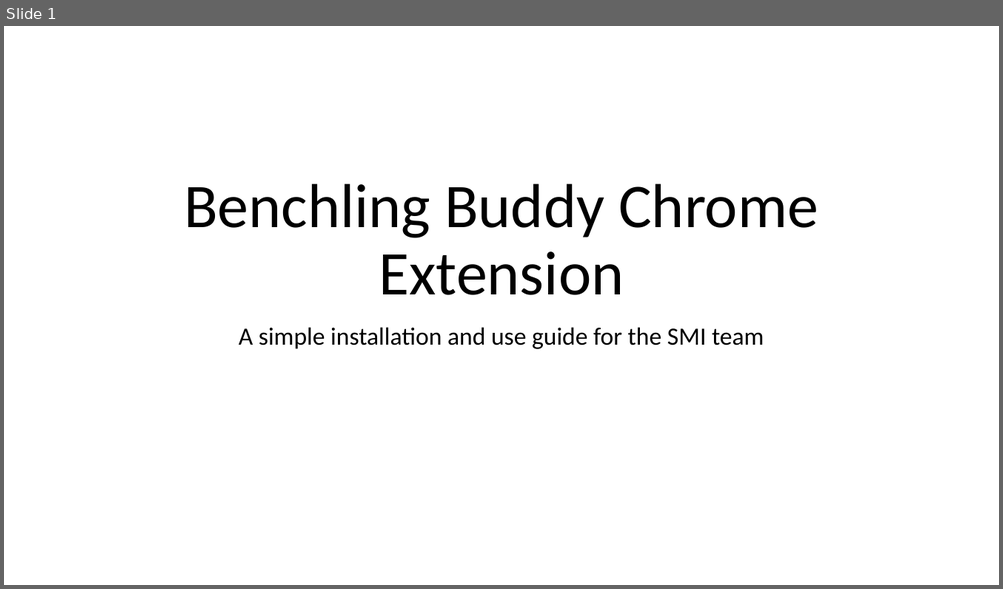
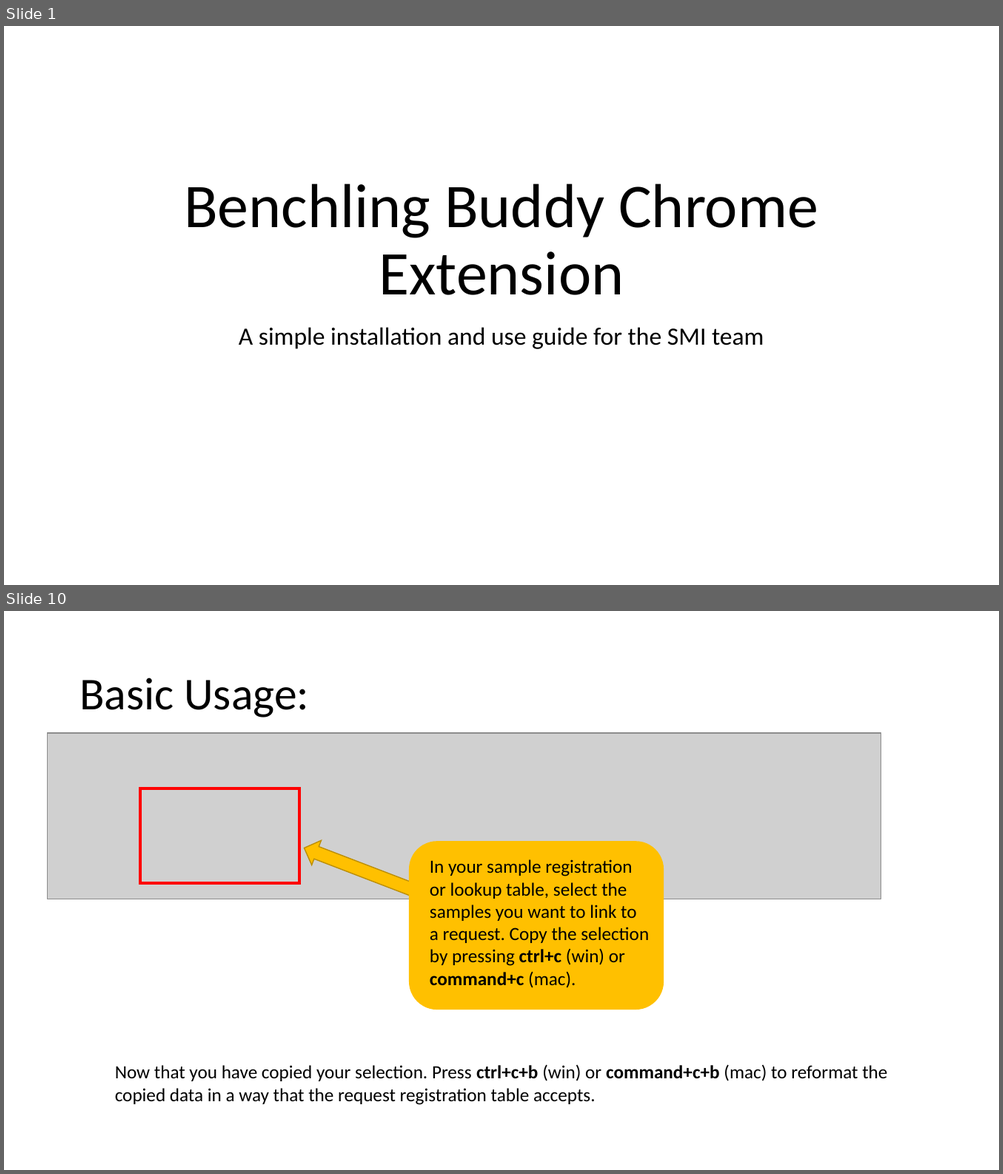
Before and after one commit to 1000000000000000000000000000000/BenchlingBuddy, a slide deck: README.pptx. Shown one above the other, each under a label of ours: slide 1 before the commit, slides 1 and 10 after it; the slides between them are not shown. The pictures are 1003x589 and 1003x1174 pixels, drawn with LibreOffice and Linux fonts; fonts in the diff are those of the drawing; grey boxes stand for pictures. Boxes give left, top, right and bottom in pixels: in the first picture for what was removed or moved away, otherwise in the second. Text is boxed around its words. In the diff, an @@ line names an element or a change of style, - is before the commit and + after.

```diff
--- a/README.pptx
+++ b/README.pptx
@@ slide 10 added at bbox=[4, 611, 999, 1170], background #FFFFFF @@
@@ title added at bbox=[79, 678, 310, 718], 44 pt, text #000000 @@
+Basic Usage:
@@ picture added at bbox=[47, 733, 882, 899] @@
@@ rectangle added at bbox=[141, 789, 299, 884], outline #FF0000 3 pt @@
@@ left arrow added at bbox=[300, 836, 447, 913], fill #FFC000, outline #BD8E00 1 pt @@
@@ rounded rectangle added at bbox=[409, 842, 663, 1010], fill #FFC000 @@
@@ text added at bbox=[430, 860, 649, 988], 18 pt, text #000000 @@
+In your sample registration or lookup table, select the samples you want to link to a request. Copy the selection by pressing ctrl+c (win) or command+c (mac).
@@ text added at bbox=[115, 1065, 887, 1105], 18 pt, text #000000 @@
+Now that you have copied your selection. Press ctrl+c+b (win) or command+c+b (mac) to reformat the copied data in a way that the request registration table accepts.
```
Also in this commit, not shown: 1 slide changed, 8 other slides added.
